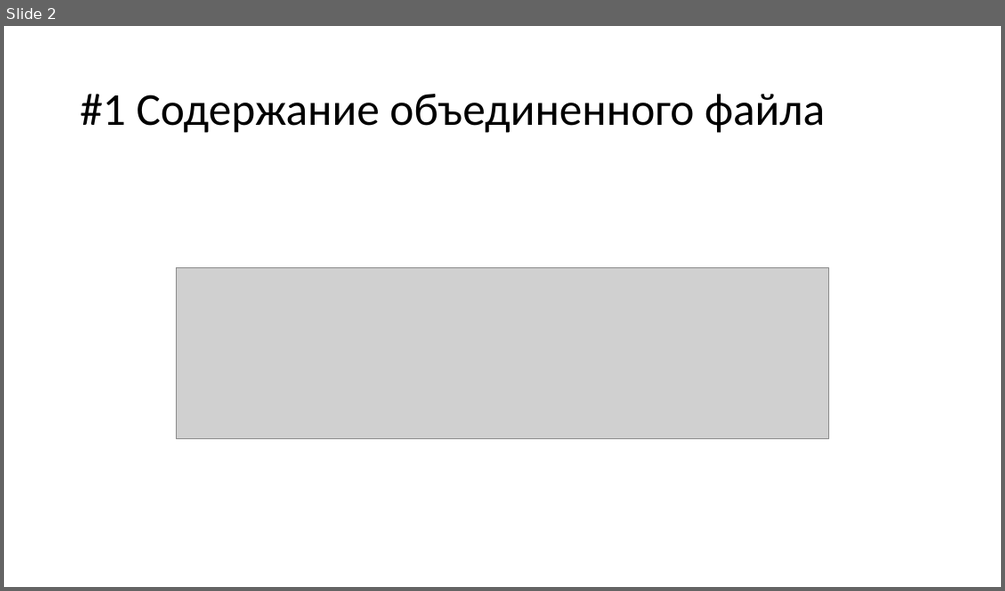
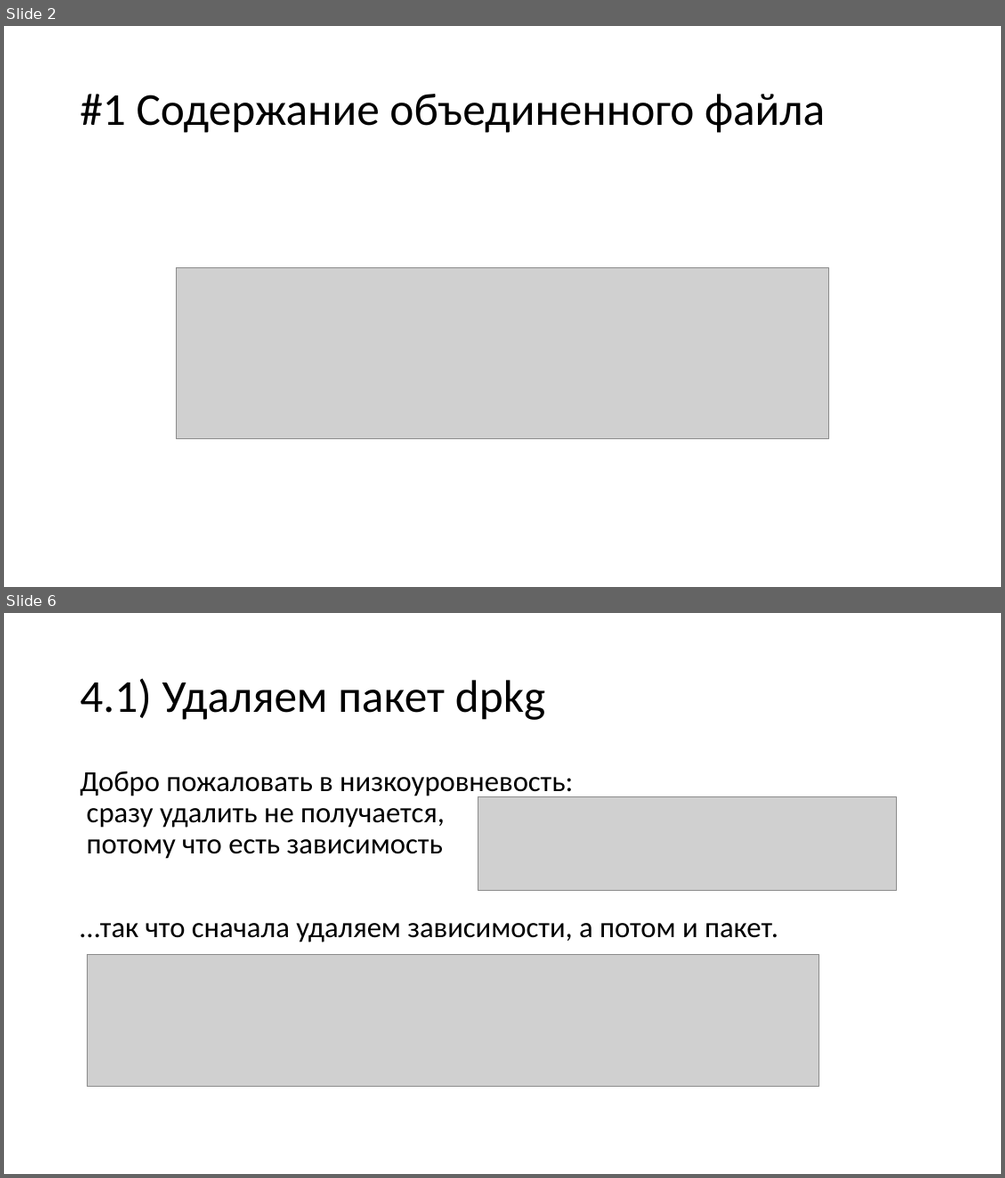
Before and after one commit to am1bestofluck/exam0723, a slide deck: report.pptx. Shown one above the other, each under a label of ours: slide 2 before the commit, slides 2 and 6 after it; the slides between them are not shown. The pictures are 1005x591 and 1005x1178 pixels, drawn with LibreOffice and Linux fonts; fonts in the diff are those of the drawing; grey boxes stand for pictures. Boxes give left, top, right and bottom in pixels: in the first picture for what was removed or moved away, otherwise in the second. Text is boxed around its words. In the diff, an @@ line names an element or a change of style, - is before the commit and + after.

```diff
--- a/report.pptx
+++ b/report.pptx
@@ slide 6 added at [4,613,1001,1174], background #FFFFFF @@
@@ title added at [80,678,545,720], 44 pt, text #000000 @@
+4.1) Удаляем пакет dpkg
@@ text added at [80,771,778,942], 28 pt, text #000000 @@
+Добро пожаловать в низкоуровневость:
+сразу удалить не получается,
+потому что есть зависимость
+…так что сначала удаляем зависимости, а потом и пакет.
@@ picture added at [478,797,897,891] @@
@@ picture added at [87,954,819,1086] @@
```
Also in this commit, not shown: 1 slide changed, 4 other slides added, 1 other file.
